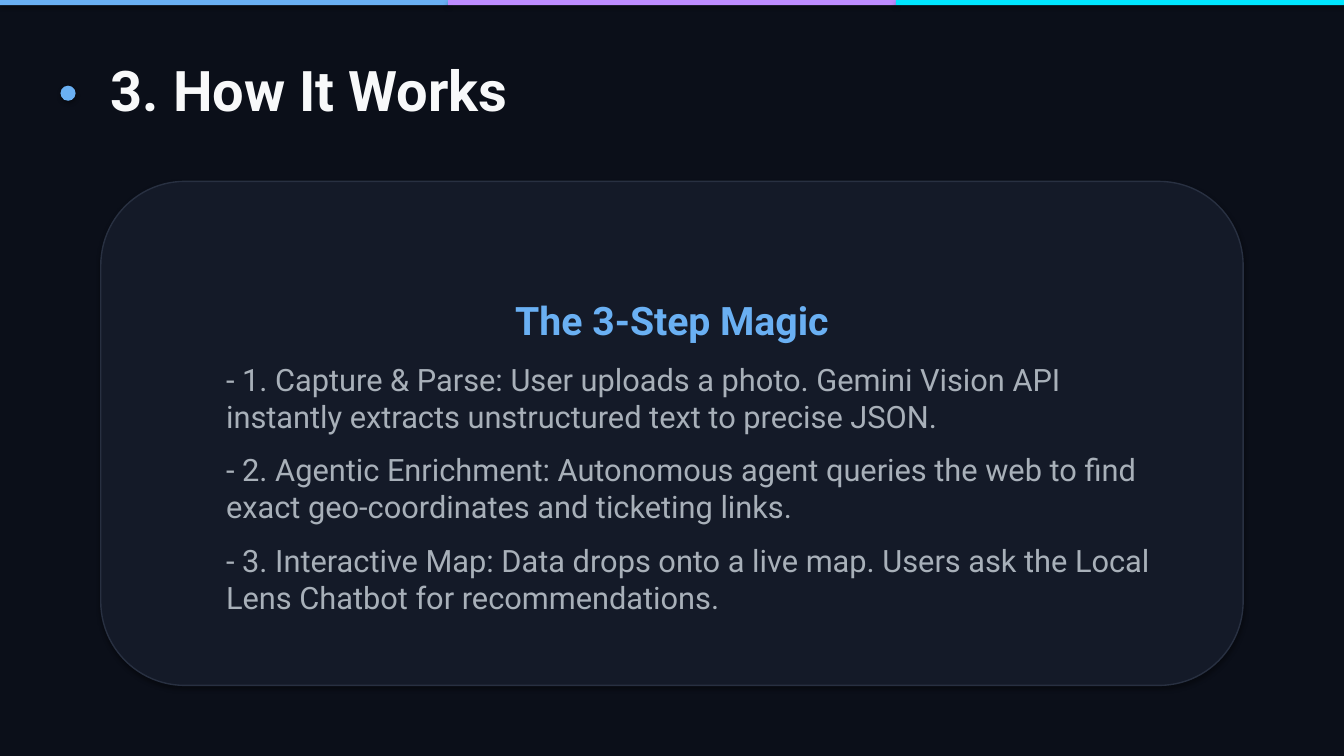
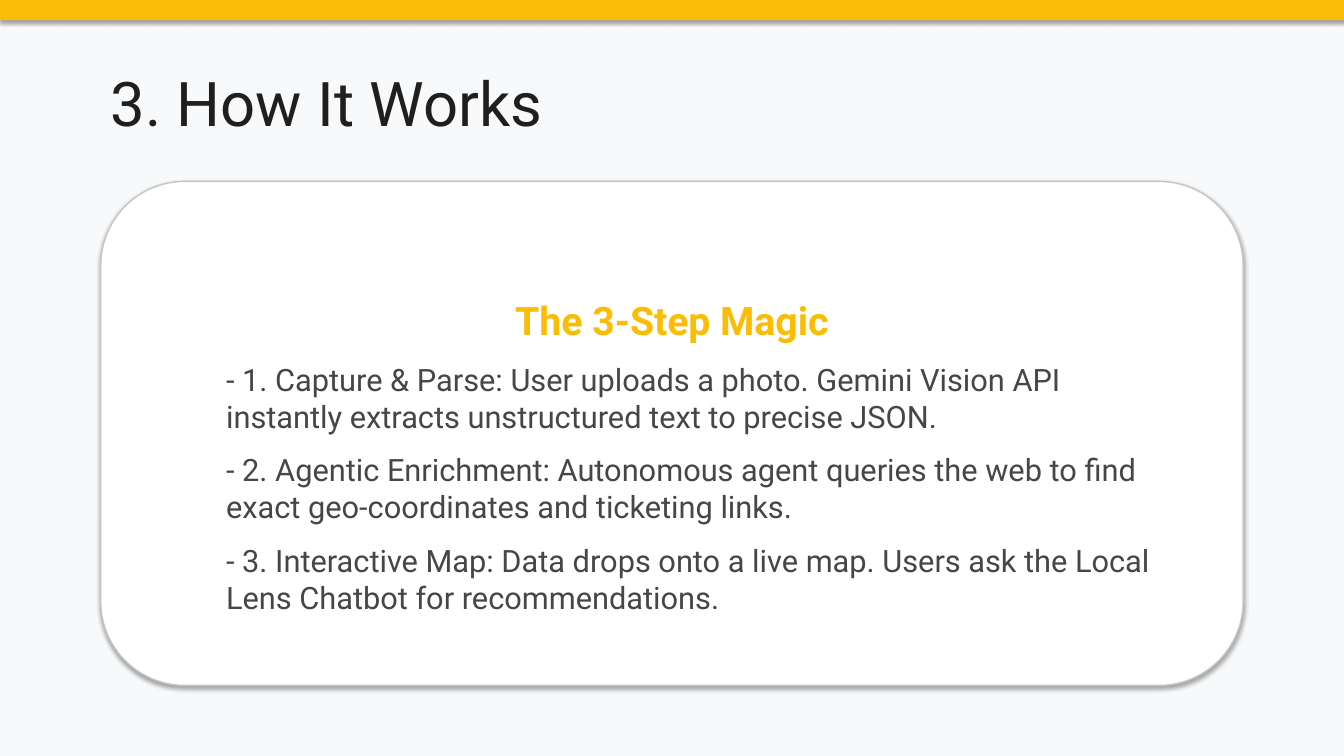
Before and after one commit to sad-squid/gemini-demo, a slide deck: slide 4 of docs/Local_Lens_Pitch_Deck.pptx. Drawn at 1344x756 pixels with LibreOffice and Linux fonts; fonts in the diff are those of the drawing. Boxes give left, top, right and bottom in pixels: in the first picture for what was removed or moved away, otherwise in the second. Text is boxed around its words. In the diff, an @@ line names an element or a change of style, - is before the commit and + after.

```diff
--- a/docs/Local_Lens_Pitch_Deck.pptx
+++ b/docs/Local_Lens_Pitch_Deck.pptx
@@ background #0B0F19 to #F8F9FA @@
@@ rectangle: place and size @@
-rectangle at bbox=[0, 0, 448, 5]
+rectangle at bbox=[0, 0, 1344, 20]
@@ rectangle at bbox=[0, 0, 1344, 20]: fill #6AB0F3 to #FBBC05 @@
@@ rectangle removed at bbox=[448, 0, 895, 5] @@
@@ rectangle removed at bbox=[896, 0, 1344, 5] @@
@@ ellipse removed at bbox=[60, 86, 76, 101] @@
@@ text "3. How It Works": place and size @@
-text "3. How It Works" at bbox=[111, 69, 507, 112]
+text "3. How It Works" at bbox=[111, 79, 542, 127]
@@ text "3. How It Works" at bbox=[111, 79, 542, 127]: size 40 to 44 pt, text colour #F8F9FA to #1F1F1F, bold off @@
@@ rounded rectangle "The 3-Step Magic" at bbox=[101, 181, 1243, 686]: text colour #6AB0F3 to #FBBC05 in "The 3-Step Magic"; text colour #A8B0B9 to #444746; fill #141A28 to #FFFFFF; outline #283041 1 pt to #C4C7C5 1 pt @@
```
Also in this commit, not shown: 8 other slides changed, 8 other files.
